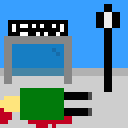
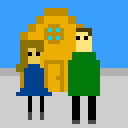
Layers edited between the first and the second 128x128 image:
added layer "Layer 7" above "Layer 3 copy" over box(16, 40, 52, 120)
hid "Layer 3 copy" over box(0, 88, 92, 128)
showed "Layer 3", painted on it over box(68, 28, 100, 124)
hid "Layer 1" over box(12, 44, 64, 76)
added layer "Layer 9" above "Background" over box(0, 4, 120, 128)
hid "Background" over box(0, 4, 120, 128)
